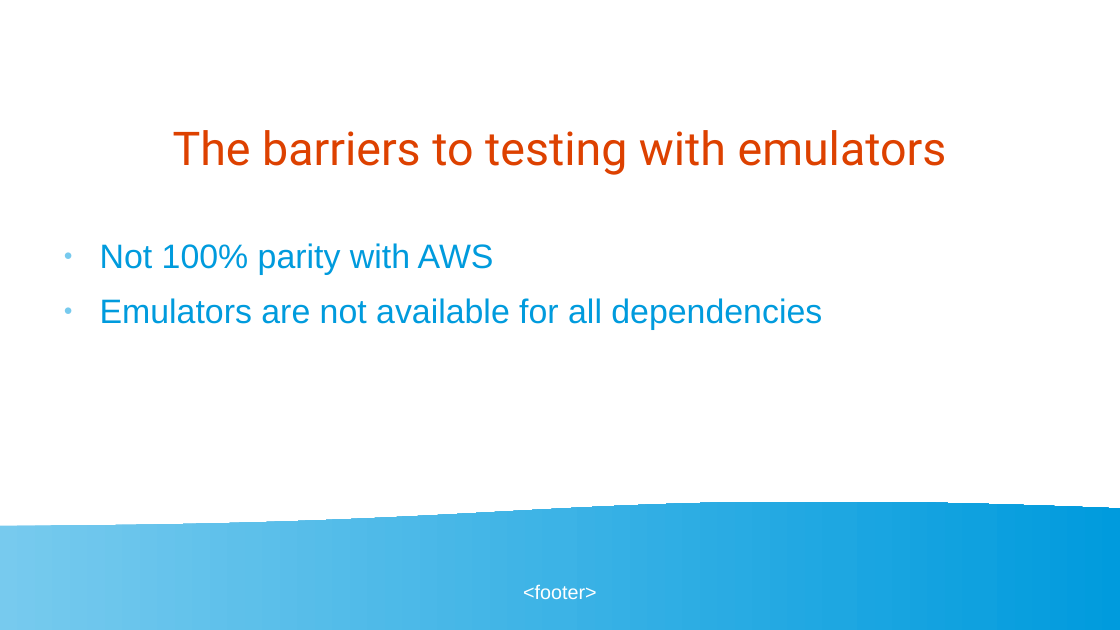
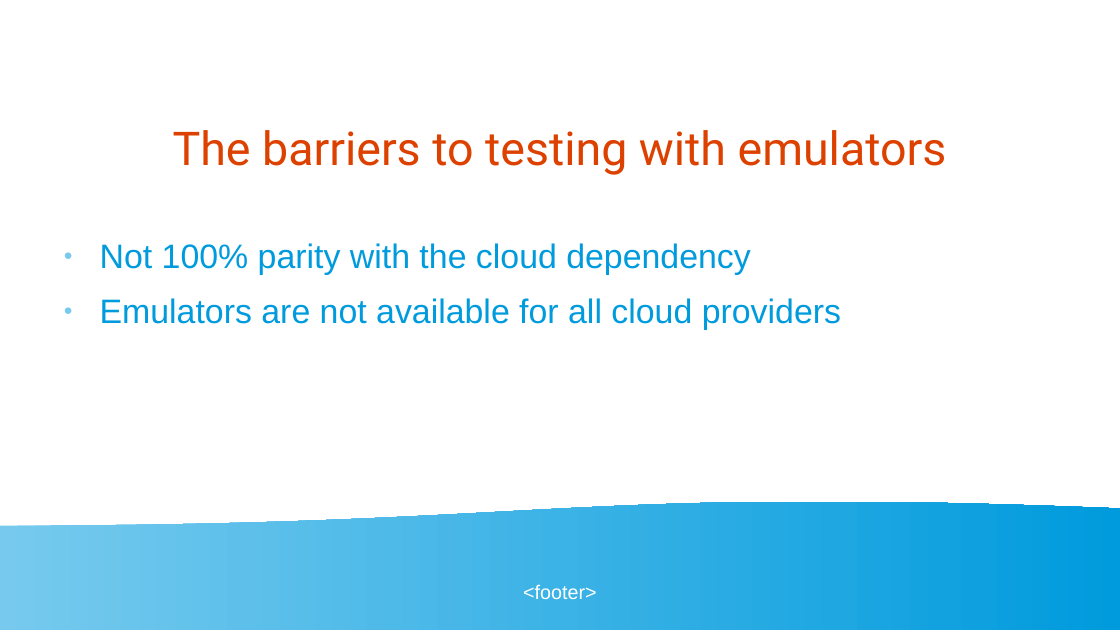
Before and after one commit to golangbot/gophercon-uk-2025-talk, a slide deck: slide 26 of Presentation.odp. Drawn at 1120x630 pixels with LibreOffice and Linux fonts; fonts in the diff are those of the drawing. Boxes give left, top, right and bottom in pixels: in the first picture for what was removed or moved away, otherwise in the second. Text is boxed around its words. In the diff, an @@ line names an element or a change of style, - is before the commit and + after.

```diff
--- a/Presentation.odp
+++ b/Presentation.odp
@@ text at bbox=[100, 243, 841, 330]: text changed @@
-● Not 100% parity with AWS
-● Emulators are not available for all dependencies
+● Not 100% parity with the cloud dependency
+● Emulators are not available for all cloud providers
```
Also in this commit, not shown: 6 other slides changed, 2 other files.
